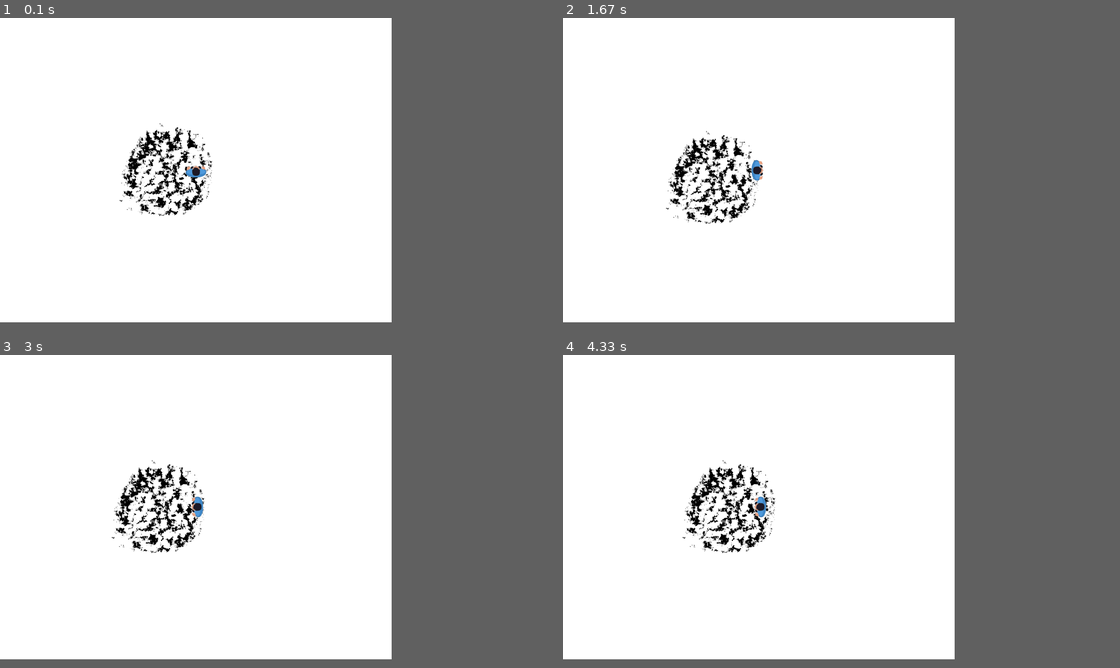
Above: before the commit, frames 1-4 (two rows, left to right).
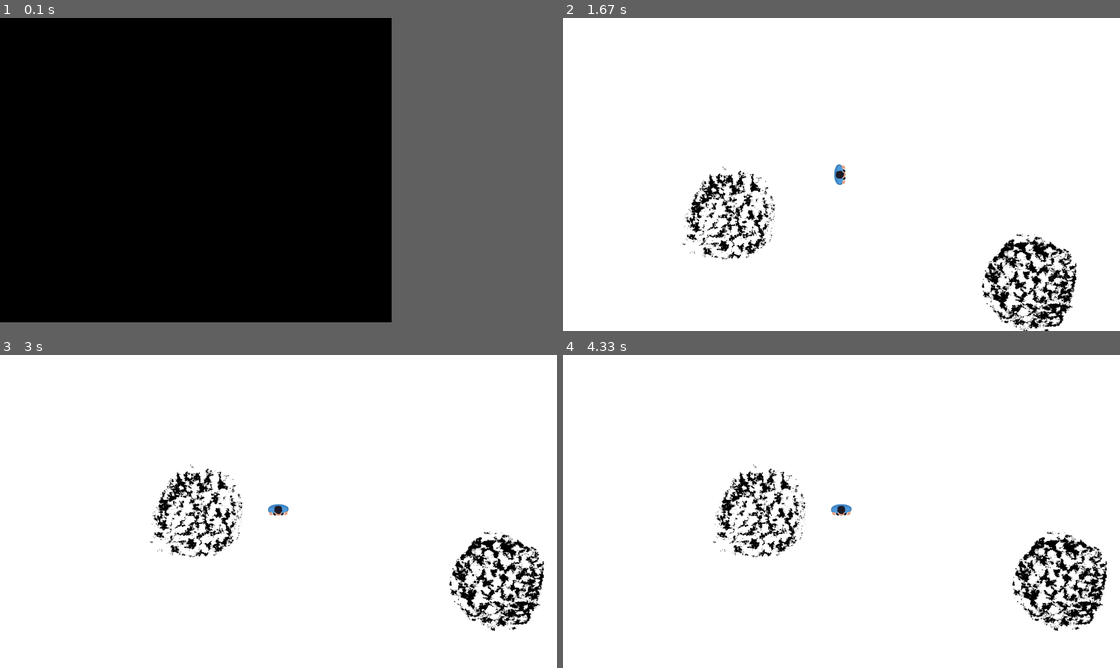
Above: after the commit, the same moments.

Repository: mmukhina/PyGame
Game: pygame game, started from main.py
The game is run twice, just before and just after one commit, with the same random seed, the same clock (stepped at 60 frames per second) and the same inputs.
Inputs (mouse positions are in pixels of both pictures, inside the frame that each line leads up to):
- Up to frame 1 (0.1 s): no input
- Up to frame 2 (1.67 s): click (757, 171) at 0.38 s; hold Right 0.67-1.13 s; hold Up 1.17-1.47 s; hold Right from 1.5 s (still down)
- Up to frame 3 (3 s): release Right at 1.97 s; hold Left 2-2.53 s; hold Down 2.57-2.87 s; hold Esc from 2.9 s (still down); hold Left from 2.9 s (still down)
- Up to frame 4 (4.33 s): release Esc at 3.3 s; release Left at 3.3 s
In our replay, in frame 2 the window is 900x700 before the commit and 1280x720 after it. These sizes can differ from the game's own. Grey fills any space a smaller window leaves; there, only what the larger window draws over its background counts as a difference.

The runs differ from the first frame. In frame 1, 68% of the frame differs, in the area x 0-71%, y 0-98%; in frame 2, 6.2%; in frame 3, 6.1%; in frame 4, 6.0%.

Commit message:
начало игрыЭ

Diff:
--- a/main.py
+++ b/main.py
@@ -1,20 +1,52 @@
 import pygame
 from pygame.locals import *
+import pyautogui
 
-RED = (255, 0, 0)
-GRAY = (150, 150, 150)
+def open_start():
+    w, h = 900, 700
+    pygame.init()
+    screen_start = pygame.display.set_mode((w, h))
+    running = 1
+    while running:
+        for event in pygame.event.get():
+            if event.type == QUIT:
+                running = False
 
+            if event.type == pygame.MOUSEBUTTONDOWN:
+                running = 0
+
+    pygame.quit()
+
+def open_stop():
+    w, h = 900, 700
+    pygame.init()
+    screen_start = pygame.display.set_mode((w, h))
+    running = 1
+    while running:
+        for event in pygame.event.get():
+            if event.type == QUIT:
+                running = False
+
+            if event.type == pygame.MOUSEBUTTONDOWN:
+                running = 0
+
+    pygame.quit
+
+
+open_start()
+
+
+width, height = pyautogui.size()
 pygame.init()
-w, h = 900, 700
-screen = pygame.display.set_mode((w, h))
+screen = pygame.display.set_mode((width, height))
 running = True
 
 floor = pygame.image.load('pictures/map.png')
 char = pygame.image.load("pictures/char.png")
-player_cordx = 900 // 2
-player_cordy = 700 // 2
-floor_cordx = 900 // 2
-floor_cordy = 700 // 2
+player_cordx = width // 2
+player_cordy = height // 2
+floor_cordx = width // 2
+floor_cordy = height // 2
 
 floor_rect = floor.get_rect()
 floor_rect.center = floor_cordx, floor_cordy
@@ -22,62 +54,81 @@
 player_rect = char.get_rect()
 player_rect.center = player_cordx, player_cordy
 rotation = 0
+speed = 5
+count = 0
 
 while running:
     for event in pygame.event.get():
         if event.type == QUIT:
             running = False
 
+        if event.type == pygame.KEYDOWN:
+                if event.key == pygame.K_ESCAPE:
+                    pygame.quit()
+                    open_start()
+
     keys = pygame.key.get_pressed()
+
     if keys[K_DOWN] or keys[K_s]:
-        if floor_cordy <= -2800 and player_cordy <= 670 and player_cordy >= 350:
-            player_cordy += 1
-        elif floor_cordy >= -2800 and player_cordy == 350:
-            floor_cordy -= 1
-        elif player_cordy <= 350:
-            player_cordy += 1
+        if floor_cordy <= -2420 and player_cordy <= 1050 and player_cordy >= height // 2:
+            player_cordy += speed
+        elif floor_cordy >= -2420 and player_cordy == height // 2:
+            floor_cordy -= speed
+        elif player_cordy <= height // 2:
+            player_cordy += speed
 
         char = pygame.transform.rotate(char, abs(360 - rotation + 180))
         rotation = 180
 
     elif keys[K_UP] or keys[K_w]:
-        if floor_cordy >= 3500 and player_cordy >= 30 and player_cordy <= 350:
-            player_cordy -= 1
-        elif floor_cordy <= 3500 and player_cordy == 350:
-            floor_cordy += 1
-        elif player_cordy >= 350:
-            player_cordy -= 1
+        if floor_cordy >= 3500 and player_cordy >= 30 and player_cordy <= height // 2:
+            player_cordy -= speed
+        elif floor_cordy <= 3500 and player_cordy == height // 2:
+            floor_cordy += speed
+        elif player_cordy >= height // 2:
+            player_cordy -= speed
 
         char = pygame.transform.rotate(char, abs(360 - rotation))
         rotation = 0
 
     elif keys[K_LEFT] or keys[K_a]:
-        if floor_cordx >= 4500 and player_cordx >= 30 and player_cordx <= 450:
-            player_cordx -= 1
-        elif floor_cordx <= 4500 and player_cordx == 450:
-            floor_cordx += 1
-        elif player_cordx >= 450:
-            player_cordx -= 1
+        if floor_cordx >= 4500 and player_cordx >= 30 and player_cordx <= width // 2:
+            player_cordx -= speed
+        elif floor_cordx <= 4500 and player_cordx == width // 2:
+            floor_cordx += speed
+        elif player_cordx >= width // 2:
+            player_cordx -= speed
 
         char = pygame.transform.rotate(char, abs(360 - rotation + 90))
         rotation = 90
 
     elif keys[K_RIGHT] or keys[K_d]:
-        if floor_cordx <= -3600 and player_cordx <= 870 and player_cordx >= 450:
-            player_cordx += 1
-        elif floor_cordx >= -3600 and player_cordx == 450:
-            floor_cordx -= 1
-        elif player_cordx <= 450:
-            player_cordx += 1
+        if floor_cordx <= -2580 and player_cordx <= 1890 and player_cordx >= width // 2:
+            player_cordx += speed
+        elif floor_cordx >= -2580 and player_cordx == width // 2:
+            floor_cordx -= speed
+        elif player_cordx <= width // 2:
+            player_cordx += speed
 
         char = pygame.transform.rotate(char, abs(360 - rotation + 270))
         rotation = 270
 
+    """if count == 0:
+        char = pygame.image.load("pictures/1.png")
+    elif count == 1:
+        char = pygame.image.load("pictures/2.png")
+    elif count == 2:
+        char = pygame.image.load("pictures/1.png")
+    elif count == 3:
+        char = pygame.image.load("pictures/3.png")
 
+    if count < 4:
+        count += 1
+    else:
+        count = 0"""
 
     floor_rect.center = floor_cordx, floor_cordy
     player_rect.center = player_cordx, player_cordy
-
     screen.blit(floor, floor_rect)
     screen.blit(char, player_rect)
     pygame.display.update()
